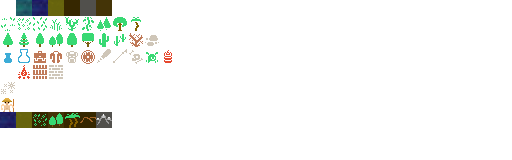
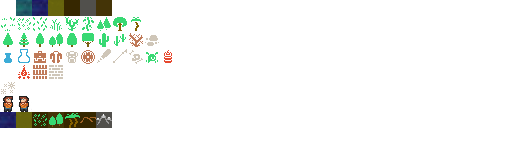
Before/after of a 512x160 layered artwork. What changed in the layer stack:
renamed "Arrière-plan" to "tilesheet.png", painted on it over <box>0,96,32,112</box>
